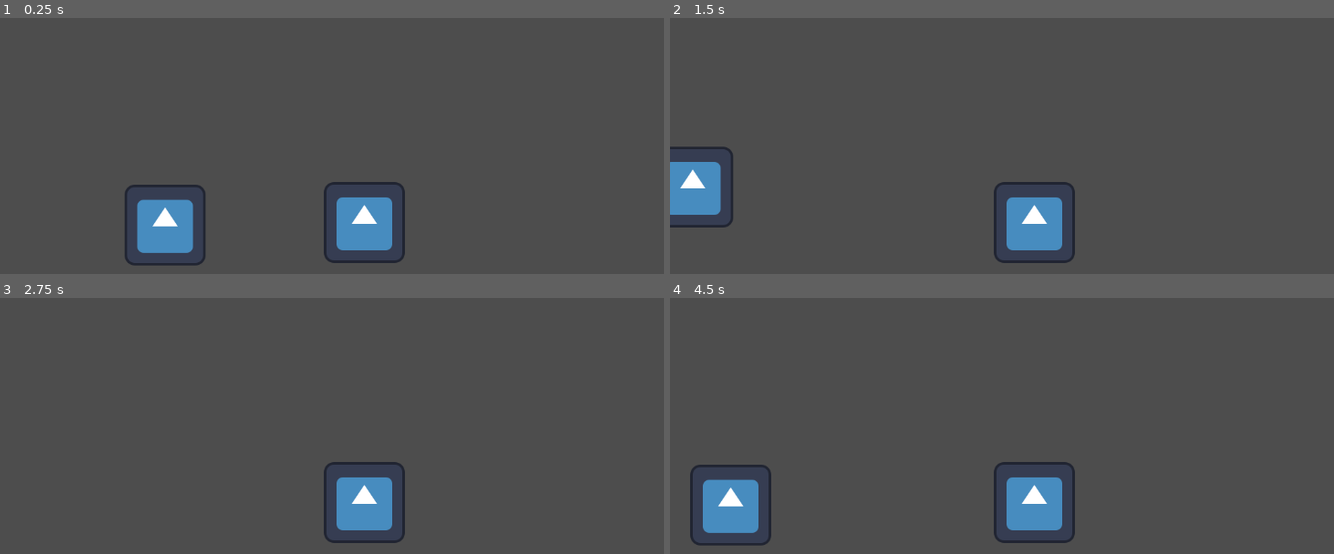
Above: before the commit, frames 1-4 (two rows, left to right).
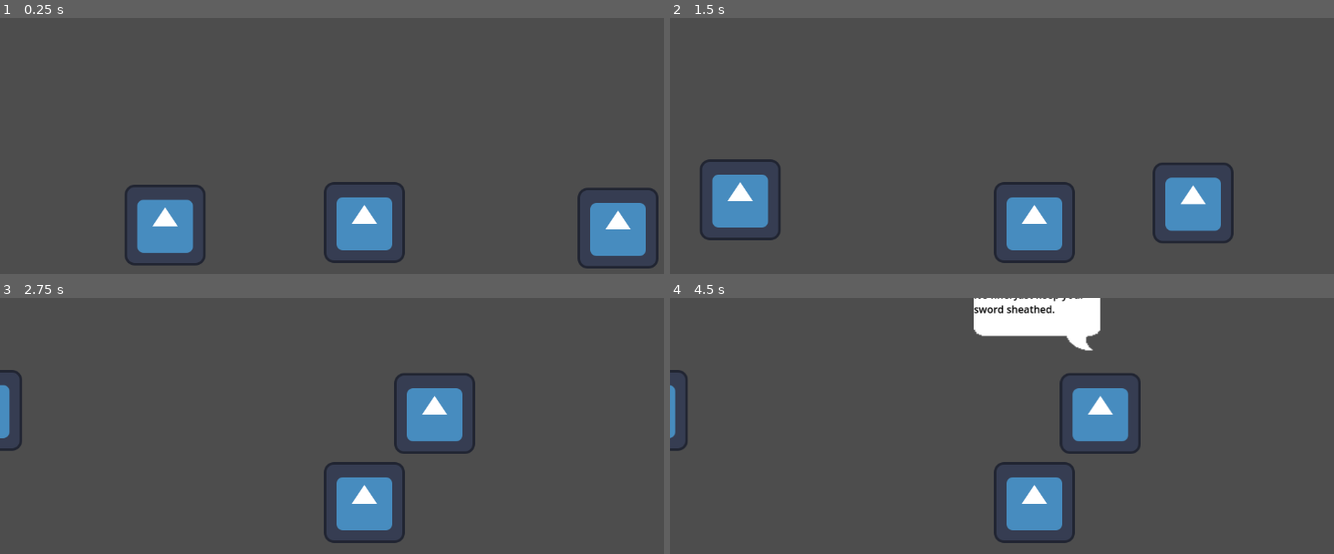
Above: after the commit, the same moments.

Repository: AlexReidNZ/Into-The-Pixie-Kingdom
Game: Godot game, scene res://Scenes/main.tscn
Same seed, same stepped clock (60 frames per second), same inputs: the game is played once before the commit and once after it. The engine's default icon, where the game draws it, is replaced by a stand-in: a white triangle on a blue panel in a dark square.
Inputs:
- Up to frame 1 (0.25 s): no input
- Up to frame 2 (1.5 s): tap Enter (ui_accept) at 0.5, 0.77, 0.8, 1.07, 1.35 s; hold Right (ui_right) 0.53-1.28 s; hold Space (ui_select) 0.53-1.28 s; hold Down (ui_down) from 1.28 s (still down)
- Up to frame 3 (2.75 s): tap Enter (ui_accept) at 1.52, 1.82, 2.3 s; tap Space (ui_select) at 1.55 s; release Down (ui_down) at 2.03 s; hold Right (ui_right) from 2.03 s (still down); hold Space (ui_select) from 2.03 s (still down)
- Up to frame 4 (4.5 s): release Right (ui_right) at 2.78 s; release Space (ui_select) at 2.78 s; hold Up (ui_up) 2.78-3.53 s; tap Space (ui_select) at 2.85, 4.35 s; tap Enter (ui_accept) at 3.02, 3.32 s; hold Enter (ui_accept) 3.53-4.28 s; hold Left (ui_left) from 3.53 s (still down)

The runs differ from the first frame. In frame 1, 2.2% of the frame differs, in the area x 86-100%, y 66-98%; in frame 2, 5.7%; in frame 3, 2.7%; in frame 4, 7.8%, in the area x 0-71%, y 0-97%.

Commit message:
feat: Compleat reword changing the dialog to a state machine alowing for more things in the future if so wanted. also allows for easy reworking when implementing into the game

Diff:
--- a/Scenes/dialog_bubble.tscn
+++ b/Scenes/dialog_bubble.tscn
@@ -1,31 +1,29 @@
 [gd_scene load_steps=2 format=3 uid="uid://boo1u2jyhcow5"]
 
-[ext_resource type="Script" path="res://Scripts/dialog_bubble.gd" id="1_7cttl"]
+[ext_resource type="Texture2D" uid="uid://iowwk3s1uc5m" path="res://Sprites/image (3).png" id="2_54g22"]
 
 [node name="DialogBubble" type="Control"]
 layout_mode = 3
-anchors_preset = 5
-anchor_left = 0.5
-anchor_right = 0.5
-offset_left = -576.0
-offset_right = -536.0
-offset_bottom = 40.0
+anchors_preset = 0
+
+[node name="NinePatchRect" type="NinePatchRect" parent="."]
+z_index = -1
+layout_mode = 0
+offset_right = 200.0
+offset_bottom = 100.0
+texture = ExtResource("2_54g22")
+
+[node name="RichTextLabel" type="RichTextLabel" parent="NinePatchRect"]
+layout_mode = 1
+anchors_preset = -1
+anchor_right = 1.0
+anchor_bottom = 0.74
 grow_horizontal = 2
-script = ExtResource("1_7cttl")
+grow_vertical = 2
+theme_override_colors/default_color = Color(0, 0, 0, 1)
+text = "Place Holder"
+scroll_active = false
+scroll_following = true
 
 [node name="Timer" type="Timer" parent="."]
 wait_time = 0.05
-
-[node name="Panel" type="Panel" parent="."]
-layout_mode = 0
-offset_right = 98.0
-offset_bottom = 72.0
-
-[node name="RichTextLabel" type="RichTextLabel" parent="Panel"]
-layout_mode = 1
-anchors_preset = 15
-anchor_right = 1.0
-anchor_bottom = 1.0
-grow_horizontal = 2
-grow_vertical = 2
-fit_content = true
--- a/Scenes/main.tscn
+++ b/Scenes/main.tscn
@@ -1,14 +1,102 @@
-[gd_scene load_steps=4 format=3 uid="uid://jm2lljojuw27"]
+[gd_scene load_steps=5 format=3 uid="uid://jm2lljojuw27"]
 
-[ext_resource type="PackedScene" uid="uid://boo1u2jyhcow5" path="res://Scenes/dialog_bubble.tscn" id="1_wqxky"]
 [ext_resource type="PackedScene" uid="uid://bwi0bf6srol7t" path="res://Scenes/npc_body.tscn" id="2_ci6wn"]
 [ext_resource type="PackedScene" uid="uid://bwdc63outfprh" path="res://Scenes/player_body.tscn" id="3_bb4ag"]
+[ext_resource type="Script" path="res://Scripts/dialog_state_machine.gd" id="4_mllr8"]
+
+[sub_resource type="GDScript" id="GDScript_gsu7n"]
+script/source = "extends Node
+
+const DIALOG_BUBBLE_NAME = \"DialogBubble\"
+const PLAYER_BODY_NAME   = \"Player\"
+
+@export var text_speed: float = 0.05
+
+var dialog_bubble: Control
+var dialog_label: RichTextLabel
+var player_node: Node2D
+var main_node: Node
+
+var idle_state
+var dialog_state
+var current_state
+var states = {}
+
+func _ready() -> void:
+	var root = get_tree().get_current_scene()
+	main_node = root
+
+	if root.has_node(DIALOG_BUBBLE_NAME):
+		dialog_bubble = root.get_node(DIALOG_BUBBLE_NAME) as Control
+		dialog_label = dialog_bubble.get_node_or_null(\"NinePatchRect/RichTextLabel\")
+		if dialog_label == null:
+			dialog_label = dialog_bubble.get_node_or_null(\"RichTextLabel\")
+		dialog_bubble.visible = false
+		if dialog_label:
+			dialog_label.visible = false
+	else:
+		push_error(\"Cannot find DialogBubble node!\")
+
+	if root.has_node(PLAYER_BODY_NAME):
+		player_node = root.get_node(PLAYER_BODY_NAME) as Node2D
+	else:
+		push_error(\"Cannot find PlayerBody node!\")
+
+	idle_state   = preload(\"res://Scripts/states/idle_state.gd\").new()
+	dialog_state = preload(\"res://Scripts/states/dialog_state.gd\").new()
+	for s in [idle_state, dialog_state]:
+		s.state_machine = self
+	states[\"Idle\"]   = idle_state
+	states[\"Dialog\"] = dialog_state
+
+	current_state = idle_state
+	current_state.enter()
+
+func change_state(name: String, data = null) -> void:
+	if not states.has(name):
+		push_error(\"Unknown state: %s\" % name)
+		return
+	current_state.exit()
+	current_state = states[name]
+	current_state.enter(data)
+
+func offer_dialog(lines: Array) -> void:
+	current_state.offer_dialog(lines)
+
+func cancel_dialog() -> void:
+	current_state.cancel_dialog()
+
+func get_speaker_node(name: String) -> Node2D:
+	if player_node and player_node.name == name:
+		return player_node
+	if main_node.has_node(name):
+		var n = main_node.get_node(name)
+		if n is Node2D:
+			return n
+	return null
+
+func _process(delta: float) -> void:
+	current_state.update(delta)
+
+func _unhandled_input(event: InputEvent) -> void:
+	current_state.handle_input(event)
+"
 
 [node name="Main" type="Node2D"]
-
-[node name="Stan" parent="." instance=ExtResource("2_ci6wn")]
 
 [node name="Player" parent="." instance=ExtResource("3_bb4ag")]
 position = Vector2(315, -4)
 
-[node name="DialogBubble" parent="." instance=ExtResource("1_wqxky")]
+[node name="NPCs" type="Node2D" parent="."]
+
+[node name="Stan" parent="NPCs" instance=ExtResource("2_ci6wn")]
+script = SubResource("GDScript_gsu7n")
+text_speed = 0.05
+
+[node name="Peggy" parent="NPCs" instance=ExtResource("2_ci6wn")]
+position = Vector2(716, 5)
+script = SubResource("GDScript_gsu7n")
+text_speed = 0.05
+
+[node name="DialogStateMachine" type="Node" parent="."]
+script = ExtResource("4_mllr8")
--- a/Scenes/npc_body.gd
+++ /dev/null
@@ -1,23 +0,0 @@
-extends CharacterBody2D
-
-@onready var dialog_bubble = get_tree().root.get_node("Main/DialogBubble")
-var player_in_range = false
-
-func _ready():
-	$Area2D.body_entered.connect(_on_body_entered)
-	$Area2D.body_exited.connect(_on_body_exited)
-
-func _on_body_entered(body):
-	if body.is_in_group("Player"):
-		player_in_range = true
-
-func _on_body_exited(body):
-	if body.is_in_group("Player"):
-		player_in_range = false
-
-func _process(_delta):
-	if player_in_range and Input.is_action_just_pressed("ui_accept"):
-		# Use the NPC's name as an identifier to fetch dialog lines from the DialogDatabase
-		var npc_id = name
-		var lines = DialogDatabase.get_dialog(npc_id)
-		dialog_bubble.show_dialog(lines, self)
--- a/Scenes/npc_body.tscn
+++ b/Scenes/npc_body.tscn
@@ -1,6 +1,7 @@
-[gd_scene load_steps=5 format=3 uid="uid://bwi0bf6srol7t"]
+[gd_scene load_steps=6 format=3 uid="uid://bwi0bf6srol7t"]
 
-[ext_resource type="Script" path="res://Scripts/npc.gd" id="1_2467h"]
+[ext_resource type="Script" path="res://Scripts/npc.gd" id="1_3ivoq"]
+[ext_resource type="Script" path="res://Scripts/chat_detection.gd" id="1_dc6p1"]
 [ext_resource type="Texture2D" uid="uid://ca56kg7jr5m0y" path="res://Sprites/icon.svg" id="1_k487h"]
 
 [sub_resource type="CircleShape2D" id="CircleShape2D_b06dh"]
@@ -10,16 +11,22 @@
 radius = 91.11
 
 [node name="NpcBody" type="CharacterBody2D"]
-script = ExtResource("1_2467h")
+collision_layer = 3
+collision_mask = 3
+script = ExtResource("1_3ivoq")
 
 [node name="CollisionShape2D" type="CollisionShape2D" parent="."]
 position = Vector2(2, 1)
 rotation = 3.14159
 scale = Vector2(1.14809, 1.14809)
 shape = SubResource("CircleShape2D_b06dh")
+disabled = true
 
 [node name="ChatDetection" type="Area2D" parent="."]
 position = Vector2(1.19209e-07, 0)
+collision_layer = 2
+collision_mask = 3
+script = ExtResource("1_dc6p1")
 
 [node name="CollisionShape2D" type="CollisionShape2D" parent="ChatDetection"]
 shape = SubResource("CircleShape2D_bhmoq")
--- a/Scenes/player_body.tscn
+++ b/Scenes/player_body.tscn
@@ -3,17 +3,21 @@
 [ext_resource type="Script" path="res://Scripts/player_body.gd" id="1_466oj"]
 [ext_resource type="Texture2D" uid="uid://ca56kg7jr5m0y" path="res://Sprites/icon.svg" id="2_y27pc"]
 
-[sub_resource type="RectangleShape2D" id="RectangleShape2D_p5xlx"]
-size = Vector2(133.5, 114.5)
+[sub_resource type="CircleShape2D" id="CircleShape2D_cjh8i"]
+radius = 84.9
 
 [node name="PlayerBody" type="CharacterBody2D" groups=["Player"]]
+collision_layer = 3
+collision_mask = 3
 script = ExtResource("1_466oj")
 
 [node name="Sprite2D" type="Sprite2D" parent="."]
 texture = ExtResource("2_y27pc")
 
 [node name="CollisionShape2D" type="CollisionShape2D" parent="."]
+light_mask = 3
+visibility_layer = 3
 position = Vector2(4.25, 0.75)
-shape = SubResource("RectangleShape2D_p5xlx")
+shape = SubResource("CircleShape2D_cjh8i")
 
 [node name="Camera2D" type="Camera2D" parent="."]
--- /dev/null
+++ b/Scripts/chat_detection.gd
@@ -0,0 +1,31 @@
+extends Area2D
+
+# The name of the NPC this chat zone belongs to (set in Inspector or fallback to parent name)
+@export var npc_name: String = ""
+
+func _ready() -> void:
+	monitoring = true
+
+	# Use parent node's name if npc_name not set
+	if npc_name == "":
+		npc_name = get_parent().name
+
+	# Connect signals for player entering and exiting this area
+	connect("body_entered", Callable(self, "_on_body_entered"))
+	connect("body_exited",  Callable(self, "_on_body_exited"))
+
+# Called when another body enters the area
+func _on_body_entered(body: Node) -> void:
+	if body.name == "Player":
+		print("ENTER:", npc_name)
+
+		# Fetch dialog lines for this NPC and start dialog if available
+		var lines = DialogDatabase.get_dialog(npc_name)
+		if lines.size() > 0:
+			DialogStateMachineAuto.offer_dialog(lines)
+
+# Called when the body leaves the area
+func _on_body_exited(body: Node) -> void:
+	if body.name == "Player":
+		print("EXIT:", npc_name)
+		DialogStateMachineAuto.cancel_dialog()
--- a/Scripts/dialog_bubble.gd
+++ /dev/null
@@ -1,123 +0,0 @@
-extends Control
-
-@export var text_speed: float = 0.05
-@export var max_lines: int = 3
-
-var dialog_lines: Array = []
-var line_index: int = 0
-var is_typing: bool = false
-var dialog_active: bool = false
-
-var full_text: String = ""
-var char_index: int = 0
-var current_speaker_node: Node2D = null
-
-@onready var text_label: RichTextLabel = $Panel/RichTextLabel
-@onready var timer: Timer = $Timer
-
-func _ready() -> void:
-	visible = false
-	timer.wait_time = text_speed
-	timer.timeout.connect(_on_Timer_timeout)
-
-func show_dialog(lines: Array) -> void:
-	if lines.is_empty():
-		return
-
-	dialog_lines = lines
-	line_index = 0
-	dialog_active = true
-
-	var player_node = get_speaker_node("Player")
-	if player_node:
-		player_node.set_physics_process(false)
-		player_node.set_process_input(false)
-
-	_start_new_line()
-
-func _start_new_line() -> void:
-	var line_data = dialog_lines[line_index]
-	var speaker_name = line_data.get("speaker", "")
-	full_text = line_data.get("line", "")
-	char_index = 0
-	is_typing = true
-	text_label.text = ""
-
-	current_speaker_node = get_speaker_node(speaker_name)
-	if current_speaker_node:
-		global_position = current_speaker_node.global_position + Vector2(20, -180)
-		print("=== DIALOG DEBUG ===")
-		print("Line index:", line_index)
-		print("Speaker:", speaker_name)
-		print("Speaker node:", current_speaker_node.name if current_speaker_node else "null")
-		print("Global Position Set To:", global_position)
-	else:
-		push_warning("Could not find speaker: " + speaker_name)
-
-	visible = true
-	text_label.visible = true
-	timer.start()
-
-func _on_Timer_timeout() -> void:
-	if char_index < full_text.length():
-		text_label.text += full_text[char_index]
-		char_index += 1
-
-		# Check if adding this character causes the text to exceed our max_lines limit.
-		if text_label.get_line_count() > max_lines:
-			# Remove the overflowing character.
-			text_label.text = text_label.text.substr(0, text_label.text.length() - 1)
-			char_index -= 1
-			# Pause typing until the player confirms to continue.
-			is_typing = false
-			timer.stop()
-	else:
-		is_typing = false
-		timer.stop()
-
-func _unhandled_input(event: InputEvent) -> void:
-	if not dialog_active:
-		return
-
-	if event.is_action_pressed("ui_accept") or event.is_action_pressed("ui_select"):
-		if is_typing:
-			# Fast-forward: finish current text immediately.
-			timer.stop()
-			is_typing = false
-			text_label.text = full_text
-		else:
-			# If there's still text left that wasn't shown due to pagination, resume typing.
-			if char_index < full_text.length():
-				# Clear the current page and resume typing the remaining text.
-				text_label.text = ""
-				is_typing = true
-				timer.start()
-			else:
-				# The current line is complete, move on to the next one.
-				line_index += 1
-				if line_index < dialog_lines.size():
-					_start_new_line()
-				else:
-					_end_dialog()
-
-func _end_dialog() -> void:
-	dialog_active = false
-	is_typing = false
-	text_label.visible = false
-	visible = false
-
-	var player_node = get_speaker_node("Player")
-	if player_node:
-		player_node.set_physics_process(true)
-		player_node.set_process_input(true)
-
-func get_speaker_node(speaker_name: String) -> Node2D:
-	var root = get_tree().get_root().get_node("Main")
-	if root == null:
-		return null
-
-	for child in root.get_children():
-		if child.name == speaker_name and child is Node2D:
-			return child
-
-	return null
--- a/Scripts/dialog_database.gd
+++ b/Scripts/dialog_database.gd
@@ -1,24 +1,30 @@
-# DialogDatabase.gd  (autoload Singleton)
 extends Node
 
+# Holds all dialog loaded from the JSON file
 var dialog_data: Dictionary = {}
 
 func _ready() -> void:
-	# Load dialog data from JSON at startup
+	# Path to the dialog JSON file
 	var path: String = "res://data/DialogDatabase.json"
+
+	# Check if file exists
 	if not FileAccess.file_exists(path):
 		push_error("Dialogue JSON not found at %s" % path)
 		return
+
+	# Open file for reading
 	var file := FileAccess.open(path, FileAccess.READ)
 	if file == null:
 		push_error("Failed to open %s" % path)
 		return
-	# Parse the JSON text into a Dictionary
+
+	# Parse JSON into a Dictionary
 	var result = JSON.parse_string(file.get_as_text())
 	if result is Dictionary:
 		dialog_data = result
 	else:
 		push_error("Dialogue JSON format is invalid (expected a Dictionary at the root).")
 
+# Get the dialog lines for a specific NPC ID
 func get_dialog(npc_id: String) -> Array:
 	return dialog_data.get(npc_id, [])
--- /dev/null
+++ b/Scripts/dialog_state_machine.gd
@@ -0,0 +1,100 @@
+extends Node
+class_name DialogStateMachine
+
+# Name of the player node to look for in the scene
+const PLAYER_BODY_NAME := "Player"
+
+# Typing speed for dialog (seconds per character)
+@export var text_speed: float = 0.05
+
+# Cached references
+var player_node: Node2D = null
+var main_node: Node = null
+
+# State instances
+var idle_state
+var dialog_state
+var current_state
+var states = {}
+
+# Called when the state machine is added to the scene
+func _ready() -> void:
+	main_node = get_tree().get_current_scene()
+	if main_node == null:
+		push_error("DialogStateMachine: No current scene!")
+		return
+
+	# Find the player in the scene by name
+	player_node = _find_node_recursive(main_node, PLAYER_BODY_NAME) as Node2D
+	if player_node == null:
+		push_error("DialogStateMachine: Can't find Node2D named '%s'." % PLAYER_BODY_NAME)
+
+	# Load states and assign this machine to them
+	idle_state = preload("res://Scripts/states/idle_state.gd").new()
+	dialog_state = preload("res://Scripts/states/dialog_state.gd").new()
+
+	for state in [idle_state, dialog_state]:
+		state.state_machine = self
+
+	states["Idle"] = idle_state
+	states["Dialog"] = dialog_state
+
+	# Start in Idle state
+	current_state = idle_state
+	current_state.enter()
+
+# Switch to another state
+func change_state(state_name: String, data = null) -> void:
+	if not states.has(state_name):
+		push_error("DialogStateMachine: Unknown state '%s'" % state_name)
+		return
+
+	if current_state:
+		current_state.exit()
+
+	current_state = states[state_name]
+	current_state.enter(data)
+
+# Forward dialog offer to current state
+func offer_dialog(lines: Array) -> void:
+	if current_state:
+		current_state.offer_dialog(lines)
+
+# Forward dialog cancel to current state
+func cancel_dialog() -> void:
+	if current_state:
+		current_state.cancel_dialog()
+
+# Find the speaker node by name
+func get_speaker_node(target_name: String) -> Node2D:
+	if player_node and player_node.name == target_name:
+		return player_node
+
+	var node = _find_node_recursive(main_node, target_name)
+	if node and node is Node2D:
+		return node
+
+	return null
+
+# Update current state every frame
+func _process(delta: float) -> void:
+	if current_state:
+		current_state.update(delta)
+
+# Pass unhandled input to current state
+func _unhandled_input(event: InputEvent) -> void:
+	if current_state:
+		current_state.handle_input(event)
+
+# Recursively find a node by name starting from a root
+func _find_node_recursive(root: Node, target_name: String) -> Node:
+	if root.name == target_name:
+		return root
+
+	for child in root.get_children():
+		if child is Node:
+			var found = _find_node_recursive(child, target_name)
+			if found:
+				return found
+
+	return null
--- a/Scripts/npc.gd
+++ b/Scripts/npc.gd
@@ -1,25 +1,10 @@
 extends CharacterBody2D
 
-@onready var dialog_bubble = get_node("/root/Main/DialogBubble")
-var dialog_started: bool = false
+# Holds this NPC's dialog lines
+var dialog_lines: Array = []
 
+# Called when the NPC node is added to the scene
 func _ready() -> void:
-	# Connect area signals
-	$ChatDetection.body_entered.connect(_on_body_entered)
-	$ChatDetection.body_exited.connect(_on_body_exited)
-
-func _on_body_entered(body: Node) -> void:
-	if body.is_in_group("Player") and !dialog_started:
-		print("BODY THAT ENTERED:", body.name)
-		dialog_started = true  # prevent re-triggering immediately
-		# Fetch this NPC's dialog lines from the database
-		var lines: Array = DialogDatabase.get_dialog(self.name)
-		if lines.size() > 0:
-			dialog_bubble.show_dialog(lines)
-		else:
-			# No dialog found for this NPC
-			print("No dialog for NPC:", self.name)
-
-func _on_body_exited(body: Node) -> void:
-	if body.is_in_group("Player"):
-		dialog_started = false  # allow dialog to trigger again next time player enters
+	# Use this node's name to fetch its dialog
+	var npc_name = name
+	dialog_lines = DialogDatabase.get_dialog(npc_name)
--- a/Scripts/player_body.gd
+++ b/Scripts/player_body.gd
@@ -1,18 +1,20 @@
-# Player.gd
 extends CharacterBody2D
 
-const SPEED = 300.0
-const JUMP_VELOCITY = -400.0
+# Movement speed (can be set in the inspector)
+@export var speed = 200.0
 
-func _physics_process(_delta: float) -> void:
-	var direction := Vector2.ZERO
+# Called every physics frame
+func _physics_process(delta: float) -> void:
+	var input_vec = Vector2.ZERO
 
-	direction.x = Input.get_axis("ui_left", "ui_right")
-	direction.y = Input.get_axis("ui_up", "ui_down")
+	# Get movement input from arrow/WASD keys
+	input_vec.x = Input.get_action_strength("ui_right") - Input.get_action_strength("ui_left")
+	input_vec.y = Input.get_action_strength("ui_down")  - Input.get_action_strength("ui_up")
 
-	if direction != Vector2.ZERO:
-		direction = direction.normalized()
-
-	velocity = direction * SPEED
+	# If moving, apply direction and speed
+	if input_vec.length() > 0:
+		velocity = input_vec.normalized() * speed
+	else:
+		velocity = Vector2.ZERO
 
 	move_and_slide()
--- /dev/null
+++ b/Scripts/states/base_state.gd
@@ -0,0 +1,29 @@
+extends Node
+class_name BaseState
+
+# Reference to the state machine this state belongs to
+var state_machine: Node
+
+# Called when the state becomes active
+func enter(data = null) -> void:
+	pass
+
+# Called when the state is exited
+func exit() -> void:
+	pass
+
+# Called every frame (if your state uses update logic)
+func update(delta: float) -> void:
+	pass
+
+# Called when input is received
+func handle_input(event: InputEvent) -> void:
+	pass
+
+# Called when dialog is offered to this state
+func offer_dialog(lines: Array) -> void:
+	pass
+
+# Called when dialog is cancelled
+func cancel_dialog() -> void:
+	pass
--- /dev/null
+++ b/Scripts/states/dialog_state.gd
@@ -0,0 +1,125 @@
+extends BaseState
+class_name DialogState
+
+# Offset for the dialog bubble relative to the speaker
+const BUBBLE_OFFSET := Vector2(-200, -200)
+
+# Preload the dialog bubble scene
+const DIALOG_BUBBLE_SCENE := preload("res://Scenes/dialog_bubble.tscn")
+
+# Dialog state variables
+var dialog_lines: Array = []
+var idx: int = 0
+var full_text := ""
+var char_i: int = 0
+var typing := false
+var accum := 0.0
+
+# UI references
+var bubble_instance: Control = null
+var dialog_label: RichTextLabel = null
+var timer: Timer = null
+
+# Called when entering the Dialog state
+func enter(data = null) -> void:
+	if typeof(data) != TYPE_ARRAY or data.is_empty():
+		state_machine.change_state("Idle")
+		return
+
+	dialog_lines = data.duplicate()
+	idx = 0
+	typing = false
+
+	_disable_player()
+	_create_bubble()
+	_start_line()
+
+# Instantiates and sets up the dialog bubble UI
+func _create_bubble() -> void:
+	bubble_instance = DIALOG_BUBBLE_SCENE.instantiate()
+	state_machine.get_tree().current_scene.add_child(bubble_instance)
+
+	dialog_label = bubble_instance.get_node("NinePatchRect/RichTextLabel") as RichTextLabel
+	timer = bubble_instance.get_node("Timer") as Timer
+
+	timer.wait_time = state_machine.text_speed
+	timer.one_shot = false
+	timer.autostart = false
+	timer.timeout.connect(_on_Timer_timeout)
+
+	dialog_label.text = ""
+	bubble_instance.visible = true
+
+# Starts displaying a line of dialog
+func _start_line() -> void:
+	var d = dialog_lines[idx]
+	full_text = str(d.get("line", ""))
+	char_i = 0
+	typing = true
+	accum = 0.0
+	dialog_label.text = ""
+
+	# Position bubble above speaker
+	var speaker = str(d.get("speaker", ""))
+	var speaker_node = state_machine.get_speaker_node(speaker)
+	if speaker_node:
+		bubble_instance.global_position = speaker_node.global_position + BUBBLE_OFFSET
+
+	timer.start()
+
+# Adds the next character to the dialog text
+func _on_Timer_timeout() -> void:
+	if char_i < full_text.length():
+		dialog_label.text += full_text[char_i]
+		char_i += 1
+	else:
+		typing = false
+		timer.stop()
+
+# Called every frame (if update is used)
+func update(delta: float) -> void:
+	if typing:
+		accum += delta
+		if accum >= state_machine.text_speed:
+			accum -= state_machine.text_speed
+			_on_Timer_timeout()
+
+# Handle input for skipping or progressing dialog
+func handle_input(event: InputEvent) -> void:
+	if not event.is_action_pressed("ui_accept"):
+		return
+
+	if typing:
+		# Skip typing animation
+		dialog_label.text = full_text
+		char_i = full_text.length()
+		typing = false
+		timer.stop()
+	else:
+		# Go to next line or end dialog
+		idx += 1
+		if idx < dialog_lines.size():
+			_start_line()
+		else:
+			state_machine.change_state("Idle")
+
+# Called when exiting the dialog state
+func exit() -> void:
+	if bubble_instance:
+		bubble_instance.queue_free()
+		bubble_instance = null
+
+	dialog_lines.clear()
+	_enable_player()
+
+# Disables player movement/input
+func _disable_player() -> void:
+	if state_machine.player_node:
+		state_machine.player_node.set_physics_process(false)
+		state_machine.player_node.set_process_input(false)
+
+# Enables player movement/input
+func _enable_player() -> void:
+	if state_machine.player_node:
+		state_machine.player_node.set_physics_process(true)
+		state_machine.player_node.set_process_input(true)
--- /dev/null
+++ b/Scripts/states/idle_state.gd
@@ -0,0 +1,19 @@
+extends BaseState
+class_name IdleState
+
+# Called when entering the Idle state
+func enter(data = null) -> void:
+	# Re-enable player movement and input
+	if state_machine.player_node:
+		state_machine.player_node.set_physics_process(true)
+		state_machine.player_node.set_process_input(true)
+
+# Called when dialog is offered while idle
+func offer_dialog(lines: Array) -> void:
+	# Start dialog if lines are available
+	if lines.size() > 0:
+		state_machine.change_state("Dialog", lines)
+
+# Called if dialog is cancelled while in idle (noop here)
+func cancel_dialog() -> void:
+	pass
--- a/data/DialogDatabase.json
+++ b/data/DialogDatabase.json
@@ -1,7 +1,13 @@
 {
-  "Stan": [
+"Stan": [
 	{ "speaker": "Stan", "line": "Hey there!" },
 	{ "speaker": "Player", "line": "Uh... hi?" },
-	{ "speaker": "Stan", "line": "Nice weather today." }
-  ]
+	{ "speaker": "Stan", "line": "Nice weather today." },
+	{ "speaker": "Stan", "line": "WOuld you like to go on a quest young lady?"}
+],
+"Peggy": [
+	{ "speaker": "Peggy", "line": "Oh! You startled me." },
+	{ "speaker": "Player","line": "Sorry, Peggy. Didn’t mean to sneak up." },
+	{ "speaker": "Peggy", "line": "It’s fine. Just keep your sword sheathed." }
+]
 }
--- a/project.godot
+++ b/project.godot
@@ -18,7 +18,12 @@
 [autoload]
 
 DialogDatabase="*res://Scripts/dialog_database.gd"
+DialogStateMachineAuto="*res://Scripts/dialog_state_machine.gd"
 
 [dotnet]
 
 project/assembly_name="IntothePixieKingdom"
+
+[global_group]
+
+Player=""
Binary file added: Fonts/8bitoperator/8bitoperator.ttf
Not shown, added: Fonts/8bitoperator/8bitoperator.ttf.import
Not shown, added: Fonts/8bitoperator/license.txt
Not shown, added: Fonts/8bitoperator/readme.txt
Binary file added: Sprites/image (3).png
Not shown, added: Sprites/image (3).png.import
Not shown, added: Scenes/maiA97D.tmp
Not shown, added: Scenes/main.tscn.depren
